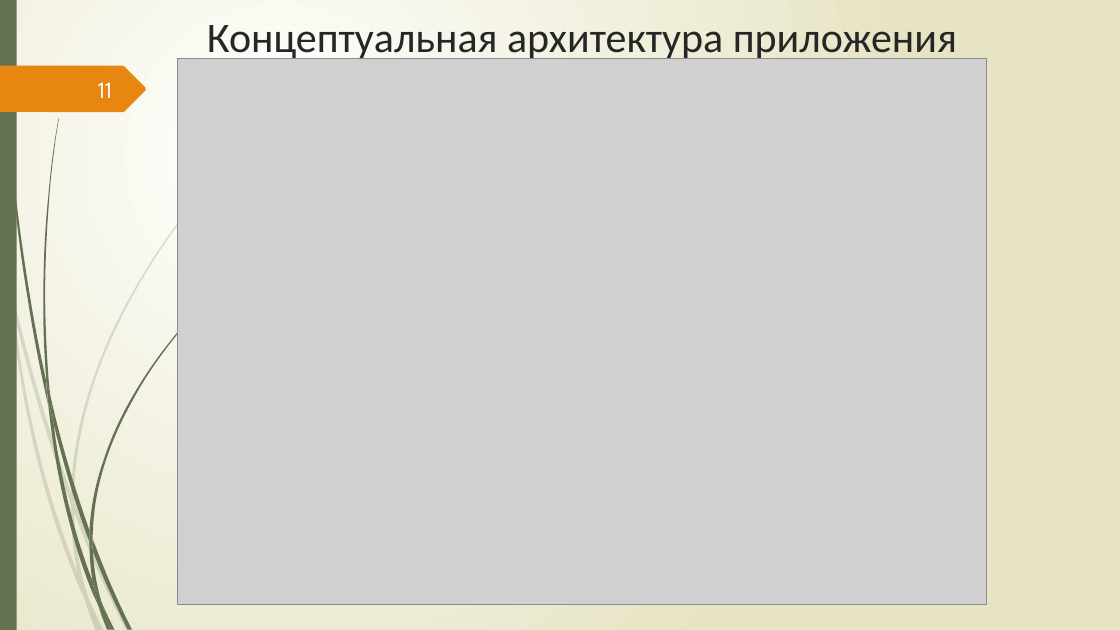
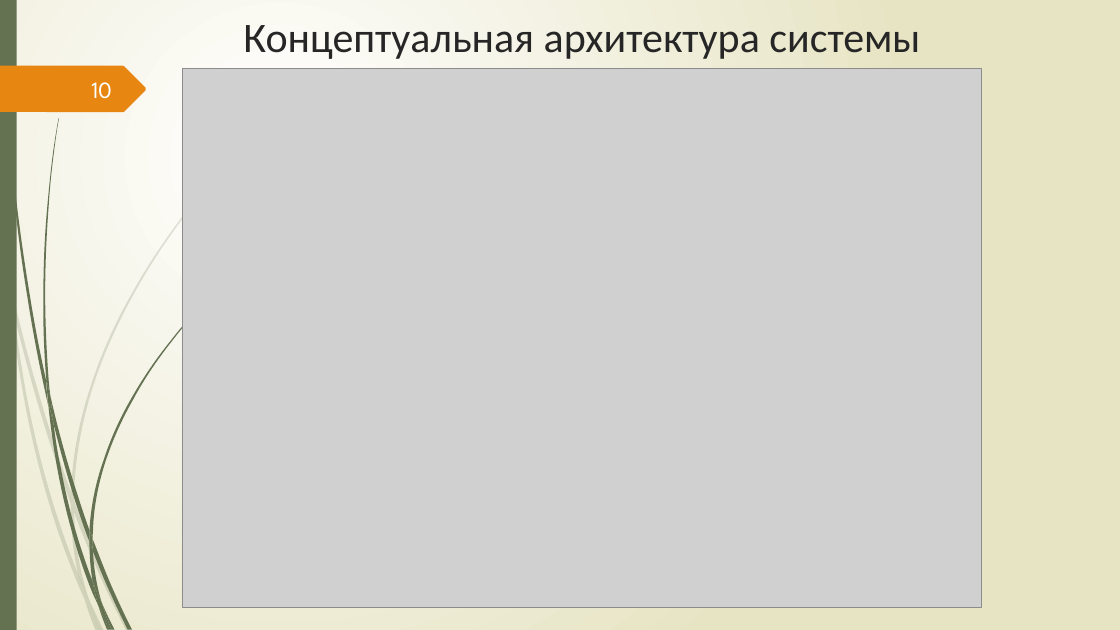
Before and after one commit to Csar9000/Quality-of-life-assessment-system, a slide deck: slide 10 of Документы/Презентация ВКР.pptx (slide 11 before the commit). Drawn at 1120x630 pixels with LibreOffice and Linux fonts; fonts in the diff are those of the drawing; grey boxes stand for pictures. Boxes give left, top, right and bottom in pixels: in the first picture for what was removed or moved away, otherwise in the second. Text is boxed around its words. In the diff, an @@ line names an element or a change of style, - is before the commit and + after.

```diff
--- a/Документы/Презентация ВКР.pptx
+++ b/Документы/Презентация ВКР.pptx
@@ title at (243,25,920,59): text changed @@
-Концептуальная архитектура приложения
+Концептуальная архитектура системы
@@ page number at (91,82,112,99): text changed @@
-11
+10
@@ picture: place and size @@
-picture at (177,58,986,604)
+picture at (183,68,982,607)
```
Also in this commit, not shown: 10 other slides changed, 2 slides added, 2 other files.
